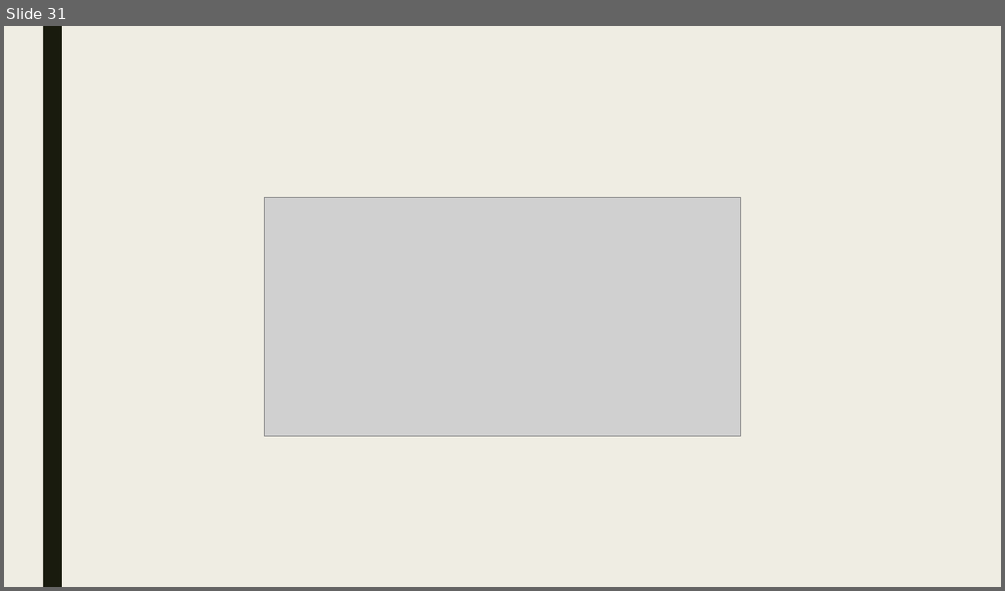
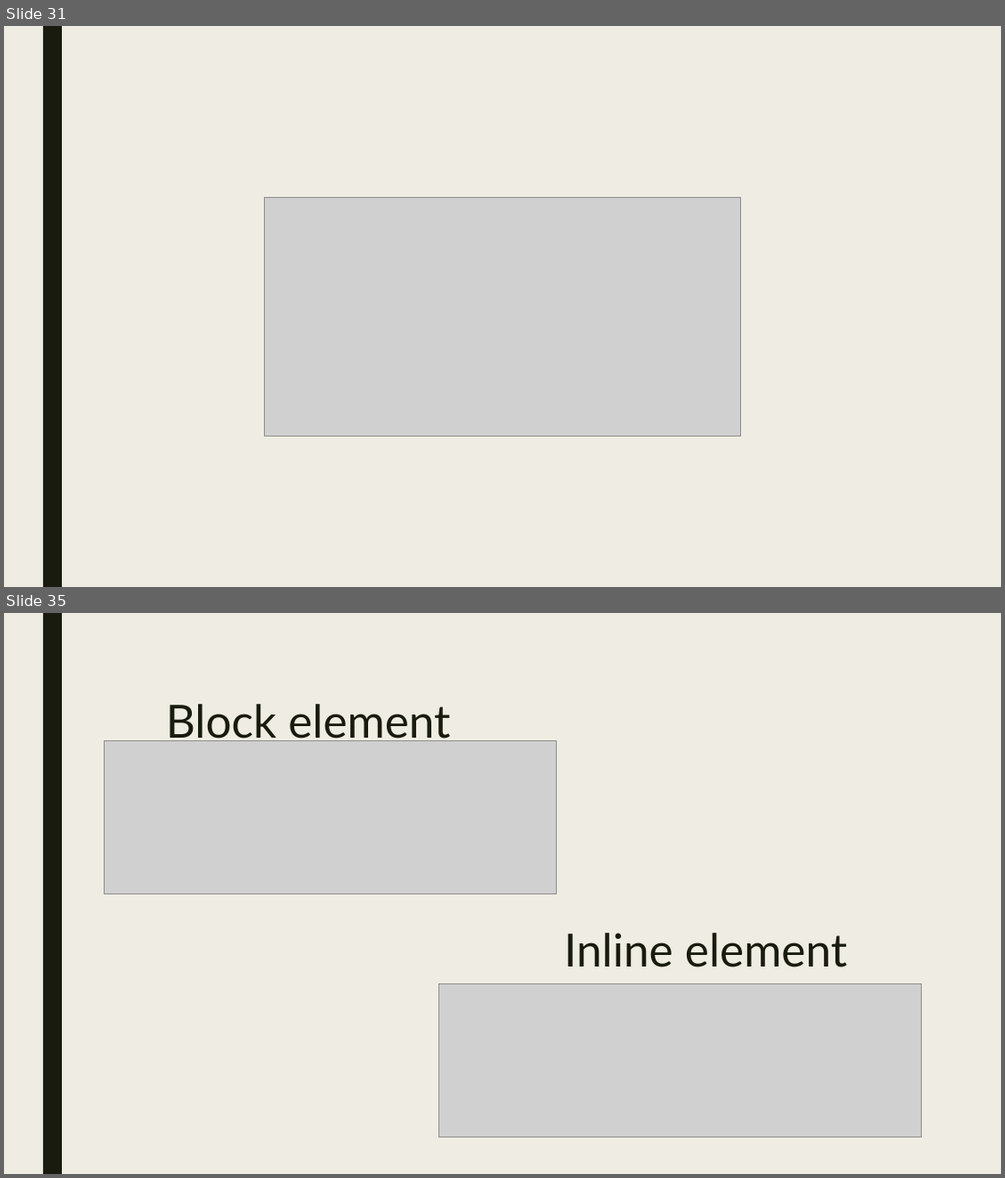
Before and after one commit to lexus654/basic_HTML-CSS_tutorial, a slide deck: HTML BASICS.pptx. Shown one above the other, each under a label of ours: slide 31 before the commit, slides 31 and 35 after it; the slides between them are not shown. The pictures are 1005x591 and 1005x1178 pixels, drawn with LibreOffice and Linux fonts; fonts in the diff are those of the drawing; grey boxes stand for pictures. Boxes give left, top, right and bottom in pixels: in the first picture for what was removed or moved away, otherwise in the second. Text is boxed around its words. In the diff, an @@ line names an element or a change of style, - is before the commit and + after.

```diff
--- a/HTML BASICS.pptx
+++ b/HTML BASICS.pptx
@@ slide 35 added at <box>4,613,1001,1174</box>, background #EFEDE3; not listed: 1 template element that a slide beside it also shows @@
@@ title added at <box>166,704,450,741</box>, 44 pt, text #191B0E @@
+Block element
@@ picture added at <box>104,741,556,893</box> @@
@@ text added at <box>564,933,847,967</box>, 44 pt, text #191B0E @@
+Inline element
@@ picture added at <box>439,984,922,1136</box> @@
```
Also in this commit, not shown: 5 other slides added, 1 other file.
